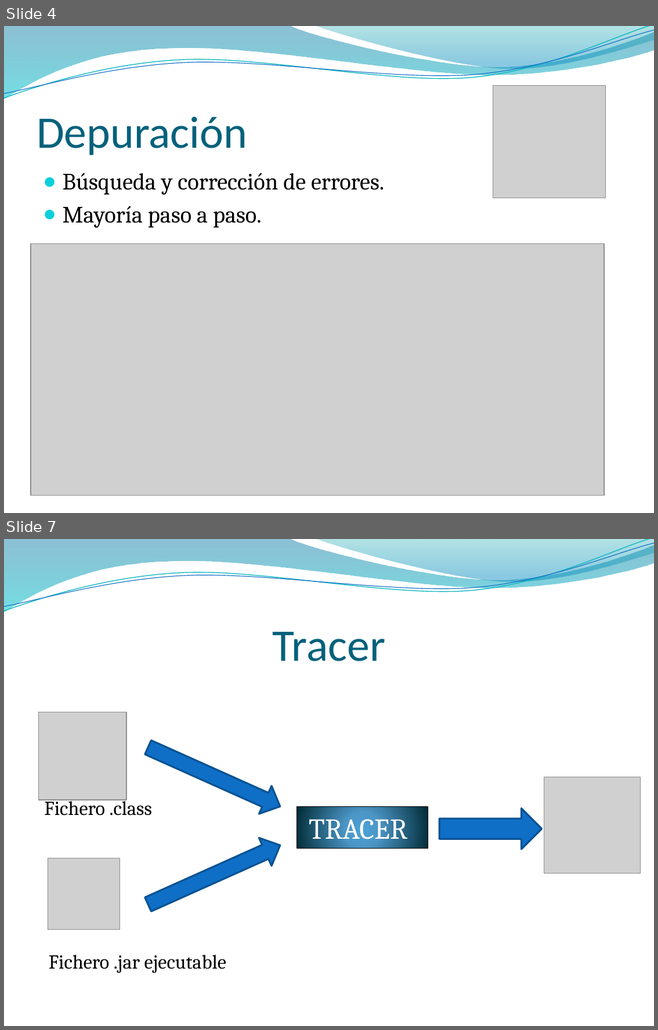
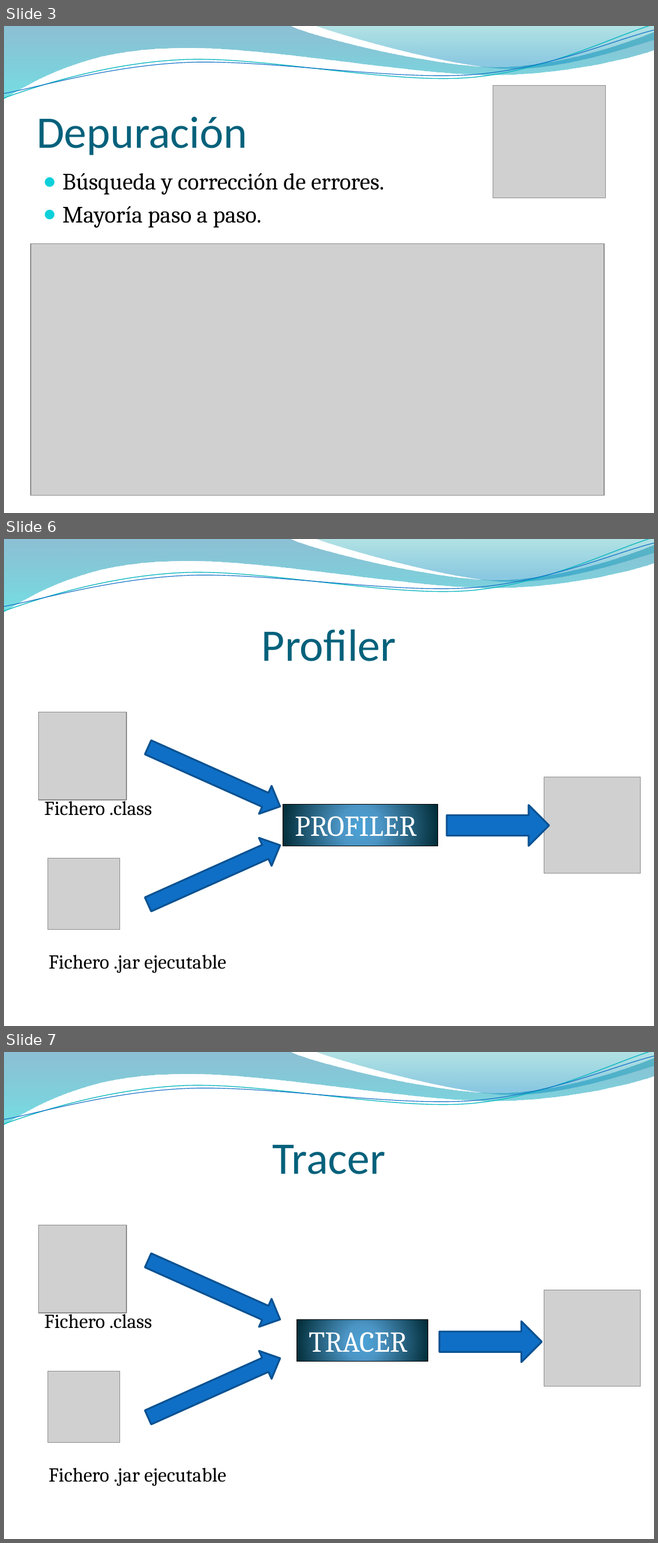
Before and after one commit to DiegoArranzGarcia/JavaTracer, a slide deck: JavaTracer/Analizador orientado a métodos para aplicaciones Java.pptx. Shown one above the other, each under a label of ours: slides 4 and 7 before the commit, slides 3, 6 and 7 after it; the slides between them are not shown. The pictures are 658x1030 and 658x1543 pixels, drawn with LibreOffice and Linux fonts; fonts in the diff are those of the drawing; grey boxes stand for pictures; background and template pictures are left out. Boxes give left, top, right and bottom in pixels: in the first picture for what was removed or moved away, otherwise in the second. Text is boxed around its words. In the diff, an @@ line names an element or a change of style, - is before the commit and + after.

```diff
--- a/JavaTracer/Analizador orientado a métodos para aplicaciones Java.pptx
+++ b/JavaTracer/Analizador orientado a métodos para aplicaciones Java.pptx
@@ slide 6 added at (4, 539, 654, 1026), background picture (left out); not listed: 4 template elements that a slide beside it also shows @@
@@ title added at (262, 629, 396, 661), 50 pt, text #04617B @@
+Profiler
@@ picture added at (38, 712, 126, 799) @@
@@ right arrow added at (142, 733, 286, 820), fill #0F6FC6, outline #0B5292 2 pt @@
@@ picture added at (544, 777, 641, 874) @@
@@ text added at (44, 797, 152, 816), 22 pt, text #000000 @@
+Fichero .class
@@ rectangle added at (282, 805, 437, 846), fill gradient #4AA0D6 to #4C98C7 to #002C38, outline #000000 0.75 pt, 32 pt, text #FFFFFF @@
+PROFILER
@@ right arrow added at (447, 805, 549, 846), fill #0F6FC6, outline #0B5292 2 pt @@
@@ right arrow added at (142, 832, 286, 919), fill #0F6FC6, outline #0B5292 2 pt @@
@@ picture added at (48, 858, 119, 929) @@
@@ text added at (49, 955, 226, 973), 22 pt, text #000000 @@
+Fichero .jar ejecutable
@@ what was slide 4 is now slide 3 @@
```
Also in this commit, not shown: 7 slides changed, 2 slides removed, 1 other file.
